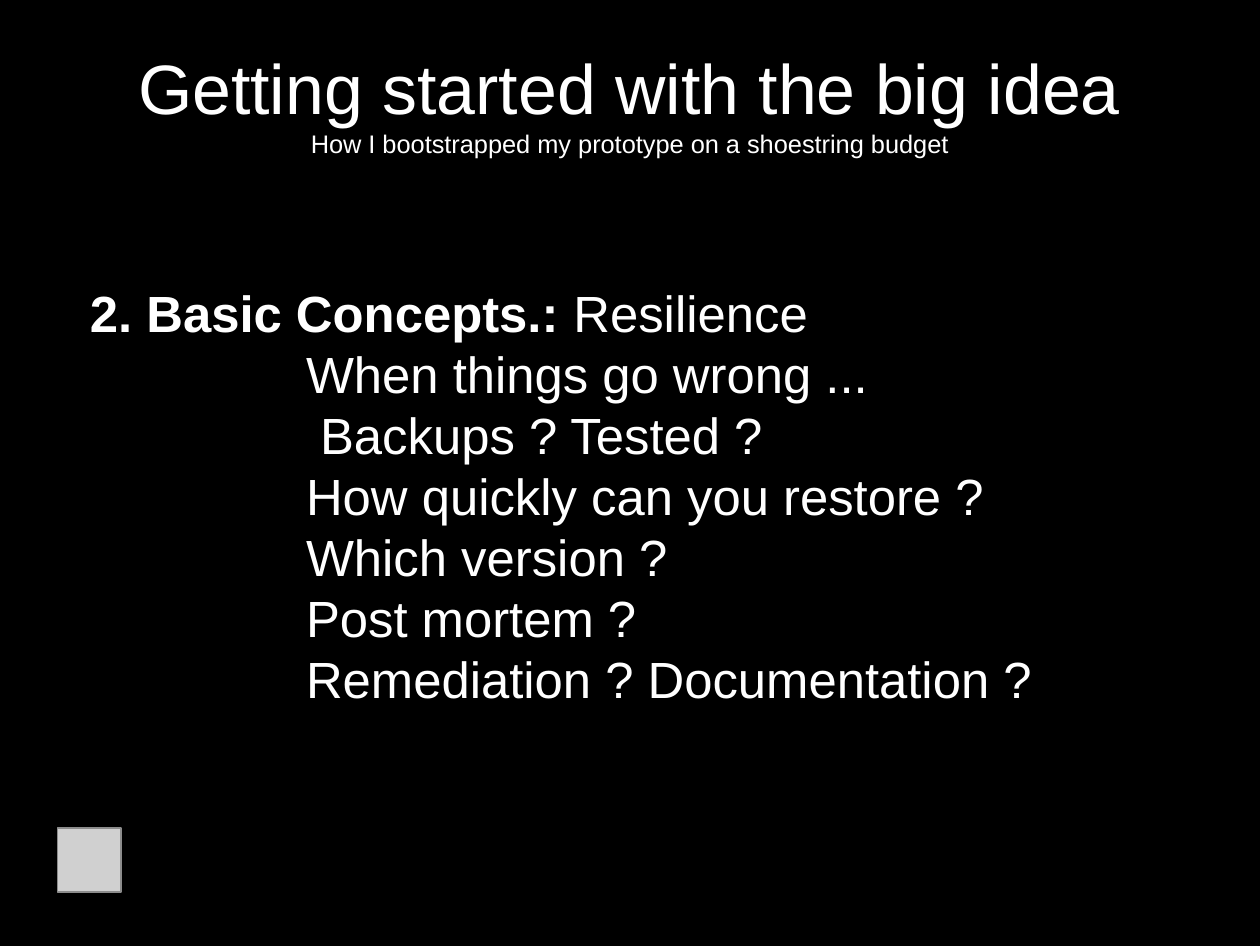
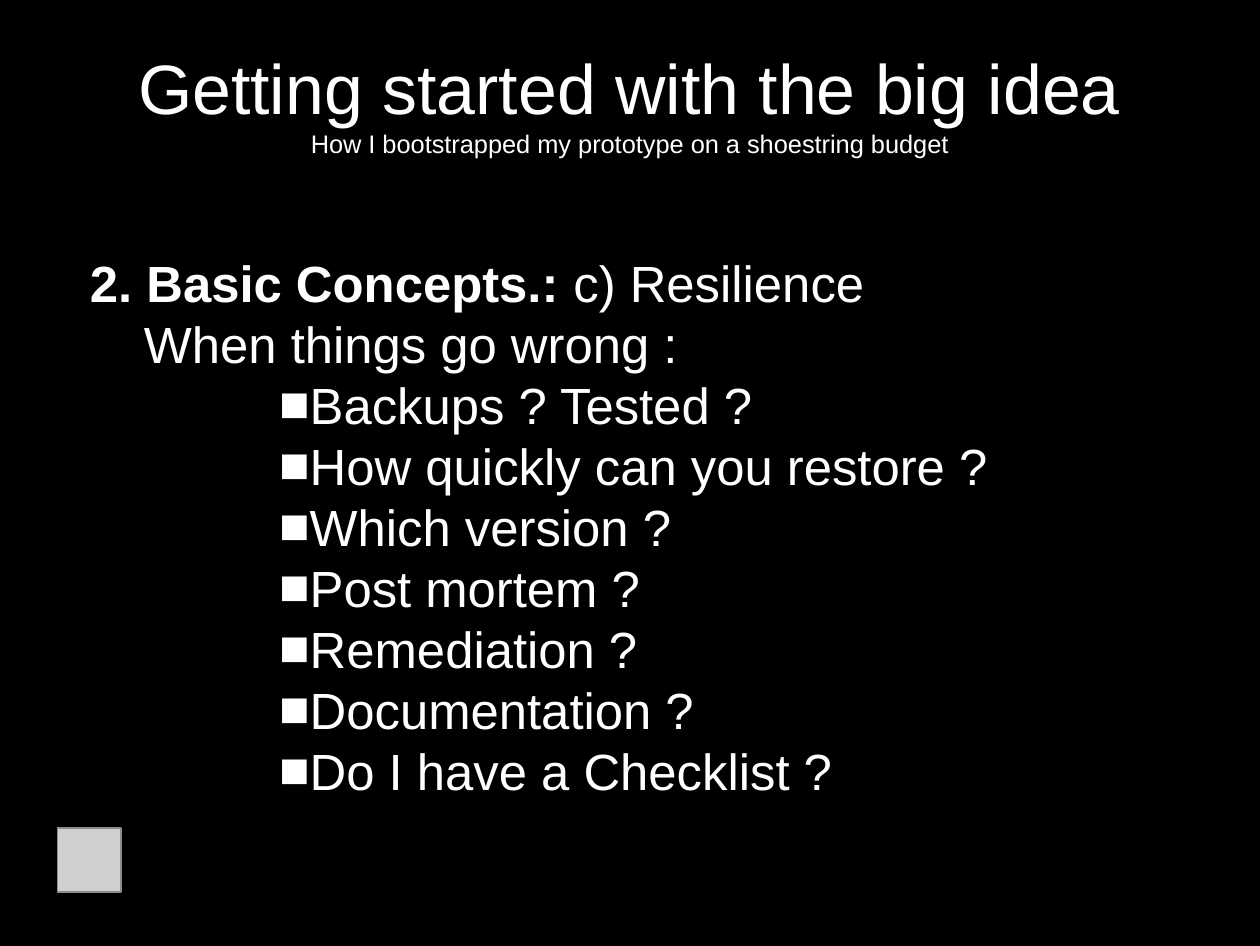
Before and after one commit to jcda/django-mvp-install-script, a slide deck: slide 12 of MVP-presentation-BD-Meetup.odp (slide 11 before the commit). Drawn at 1260x946 pixels with LibreOffice and Linux fonts; fonts in the diff are those of the drawing; grey boxes stand for pictures. Boxes give left, top, right and bottom in pixels: in the first picture for what was removed or moved away, otherwise in the second. Text is boxed around its words. In the diff, an @@ line names an element or a change of style, - is before the commit and + after.

```diff
--- a/MVP-presentation-BD-Meetup.odp
+++ b/MVP-presentation-BD-Meetup.odp
@@ subtitle "2. Basic Concepts.: c) Resilience": place and size @@
-subtitle "2. Basic Concepts.: c) Resilience" at (90, 295, 990, 699)
+subtitle "2. Basic Concepts.: c) Resilience" at (90, 265, 945, 791)
@@ subtitle at (90, 265, 864, 373): text changed @@
-2. Basic Concepts.: Resilience
-                When things go wrong ...
+2. Basic Concepts.: c) Resilience
+    When things go wrong :
@@ subtitle at (279, 387, 945, 608): bullet none to ■ @@
@@ subtitle at (279, 631, 790, 791): text changed @@
-                Remediation ? Documentation ?
+                ■ Remediation ?
+                ■ Documentation ?
+                ■ Do I have a Checklist ?
```
Also in this commit, not shown: 12 other slides changed, 3 slides added.
